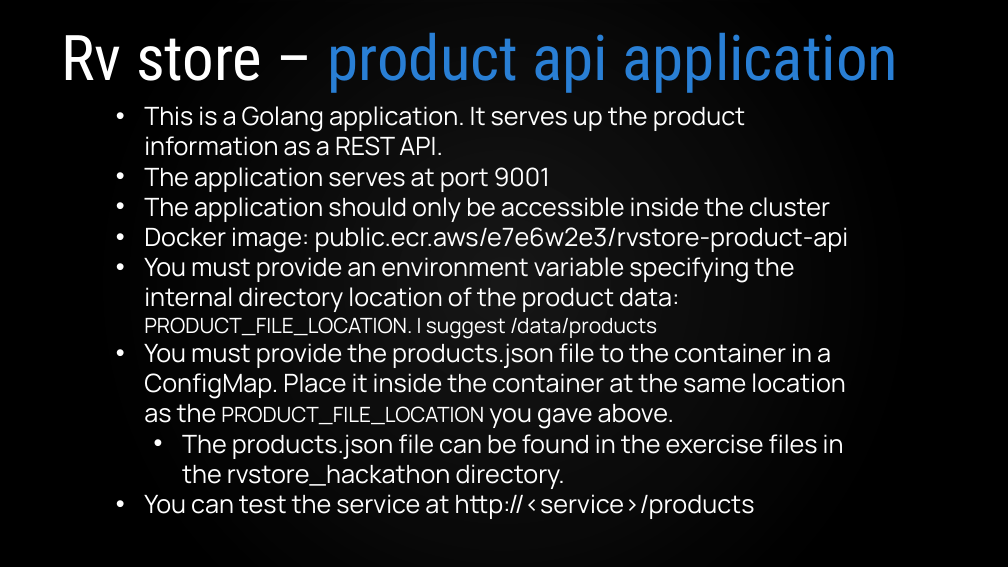
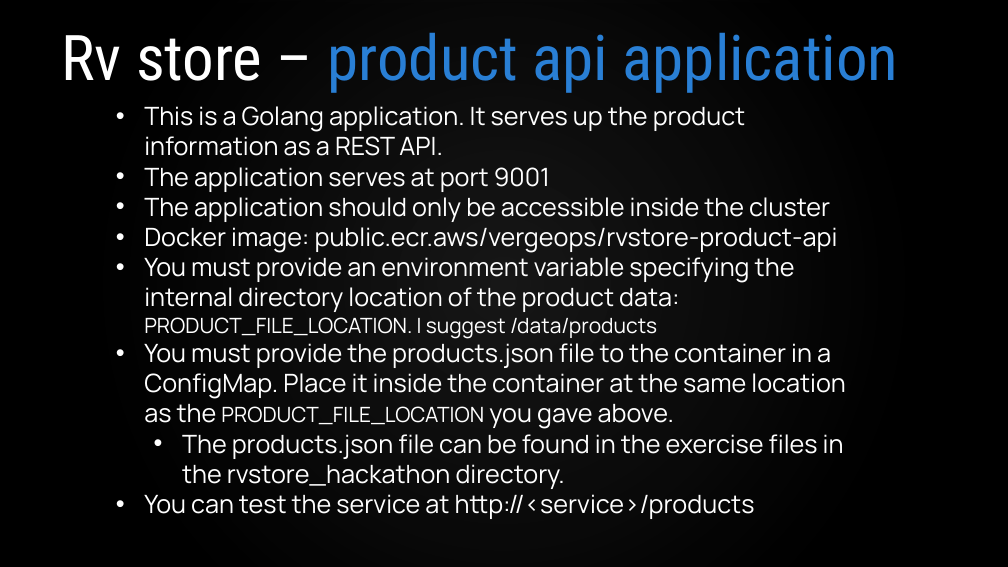
Before and after one commit to VergeOps/k8s-rvstore, a slide deck: slide 11 of rvstore_hackathon/Kubernetes-RV Store Hackathon.pptx. Drawn at 1008x567 pixels with LibreOffice and Linux fonts; fonts in the diff are those of the drawing; background and template pictures are left out. Boxes give left, top, right and bottom in pixels: in the first picture for what was removed or moved away, otherwise in the second. Text is boxed around its words. In the diff, an @@ line names an element or a change of style, - is before the commit and + after.

Commit message:
Fixed image names

```diff
--- a/rvstore_hackathon/Kubernetes-RV Store Hackathon.pptx
+++ b/rvstore_hackathon/Kubernetes-RV Store Hackathon.pptx
@@ text at [144, 227, 838, 253]: text changed @@
-• Docker image: public.ecr.aws/e7e6w2e3/rvstore-product-api
+• Docker image: public.ecr.aws/vergeops/rvstore-product-api
```
Also in this commit, not shown: 7 other slides changed.
